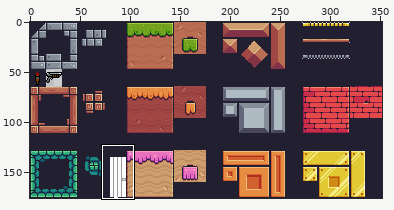
Sprite sheet, stored at tiled_map/terrain.png. Above: a wide view before the commit, with the close-up outlined.
Close-up. Old version:
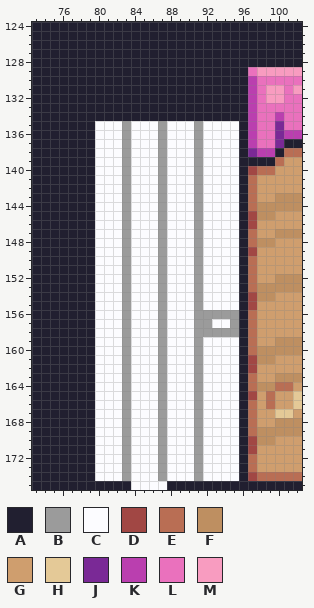
The file is 352x176 pixels. Colours within 5 levels of each other are drawn and written as one. Shown: x 73..102, y 124..175.
Palette (. is transparent): A #211f30  B #9b9b9b  C #fcfcff  D #a14744  E #b96e54  F #be8f61  G #cf9e6e  H #e4c997  J #7a2996  K #ba3faf  L #ea71bd  M #f89cc0
After the commit:
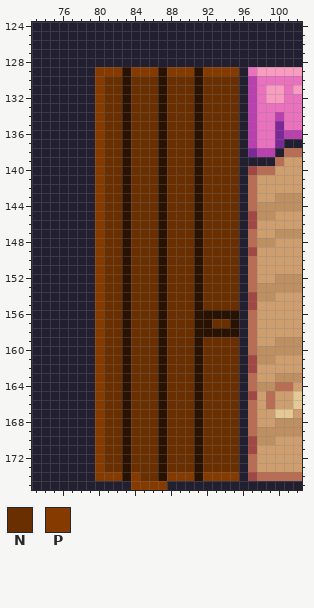
Colours new in this view: N #6a2f01  P #853a00
Edits made:
colour B: #9b9b9b -> #291200
y 129: x 80..95 AAAAAAAAAAAAAAAA -> PPPBPPPBPPPBPPPP
y 130..134: x 80..95 AAAAAAAAAAAAAAAA -> PNNBNNNBNNNBNNNN
y 135..155: x 80..82 CCC -> PNN; x 84..86 CCC -> NNN; x 88..90 CCC -> NNN; x 92..95 CCCC -> NNNN
y 156: x 80..82 CCC -> PNN; x 84..86 CCC -> NNN; x 88..90 CCC -> NNN
y 157: x 80..82 CCC -> PNN; x 84..86 CCC -> NNN; x 88..90 CCC -> NNN; x 93..94 CC -> NN
y 158: x 80..82 CCC -> PNN; x 84..86 CCC -> NNN; x 88..90 CCC -> NNN
y 159..173: x 80..82 CCC -> PNN; x 84..86 CCC -> NNN; x 88..90 CCC -> NNN; x 92..95 CCCC -> NNNN
y 174: x 80..82 CCC -> PPP; x 84..86 CCC -> PNN; x 88..90 CCC -> PPP; x 92..95 CCCC -> PPPP
y 175: x 84..87 CCCC -> PPPP
Boxes around the changes in both close-ups, in picture pixels (x1, y1, x2, y2):
changed: (95, 67, 239, 490)
